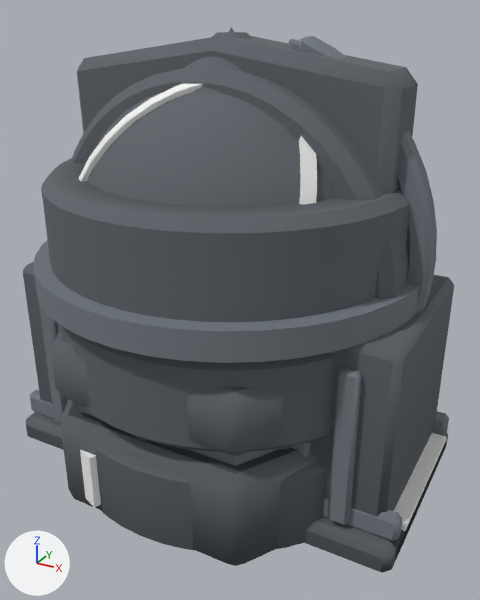
Two versions of the glTF model apps/web/src/graphics/pieces.glb, one commit apart.
The view is the same before and after, from a 50 mm lens placed at (1.41, -2.5, 2.07), pointed at (0.07, -0.06, 0.85). Arrows for +X, +Y and +Z are at lower left; the lights stay in place. The first picture is the older version.

The first picture shows 'api-gateway', 'auth-service', 'container', 'database', 'message-queue', 'microservice', 'network-gateway', 'security-monitor', 'storage' and 1 more.
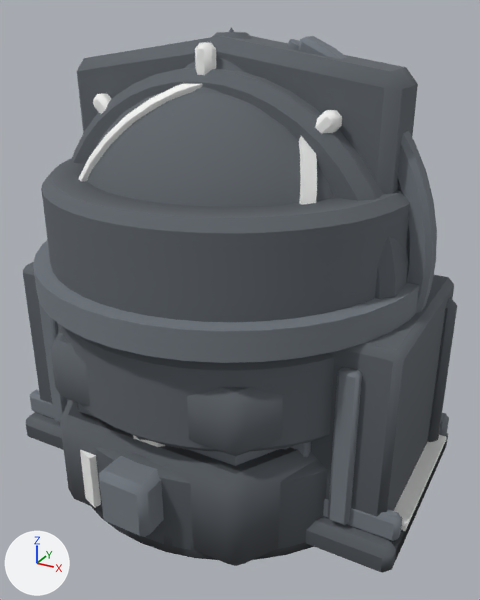
The change, as a list of edits to the scene's bpy script:
```text
Add me_load_balancer:
    me_load_balancer.from_pydata(...)  # 619 vertices, 1216 faces; spans x -0.83..0.83, y -0.91..0.8, z 0.0..1.38
    # faces by material slot: [720, 452, 44]
    me_load_balancer.materials.append(mat_aegis_body)
    me_load_balancer.materials.append(mat_aegis_detail)
    me_load_balancer.materials.append(mat_aegis_mark)
Add me_kubernetes_cluster:
    me_kubernetes_cluster.from_pydata(...)  # 853 vertices, 1628 faces; spans x -0.77..0.77, y -0.6..0.6, z 0.0..1.95
    # faces by material slot: [828, 448, 352]
    me_kubernetes_cluster.materials.append(mat_aegis_body)
    me_kubernetes_cluster.materials.append(mat_aegis_detail)
    me_kubernetes_cluster.materials.append(mat_aegis_mark)
Add me_event_stream:
    me_event_stream.from_pydata(...)  # 672 vertices, 1272 faces; spans x -0.96..0.96, y -0.35..0.35, z 0.0..1.08
    # faces by material slot: [728, 460, 84]
    me_event_stream.materials.append(mat_aegis_body)
    me_event_stream.materials.append(mat_aegis_detail)
    me_event_stream.materials.append(mat_aegis_mark)
Add ob_load_balancer:
    ob_load_balancer = bpy.data.objects.new('load-balancer', me_load_balancer)
    ob_load_balancer.location = (0.0, 0.0, 0.0)
Add ob_kubernetes_cluster:
    ob_kubernetes_cluster = bpy.data.objects.new('kubernetes-cluster', me_kubernetes_cluster)
    ob_kubernetes_cluster.location = (0.0, 0.0, 0.0)
Add ob_event_stream:
    ob_event_stream = bpy.data.objects.new('event-stream', me_event_stream)
    ob_event_stream.location = (0.0, 0.0, 0.0)
```

Changed parts and their boxes (x1, y1, x2, y2) in the pictures (480 x 600 px):
'load-balancer', added
    after: (91, 435, 314, 560)
    faces in mat_aegis_detail: (99, 456, 164, 537)
    faces in mat_aegis_body: (91, 503, 314, 560)
'event-stream', added
    after: (428, 298, 457, 442)
'kubernetes-cluster', added (mostly hidden)
    after: (93, 42, 342, 134)
